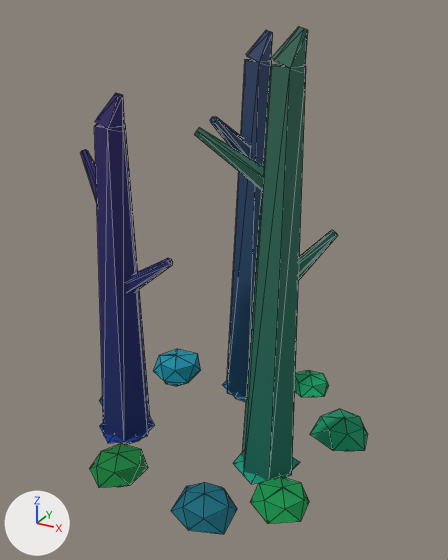
Before and after pictures for a commit that changed the glTF model assets/models/vegetation/charred_00.glb.
Before and after are seen from a 50 mm lens placed at (0.851, -1.549, 1.364), pointed at (0.012, -0.024, 0.601). Lighting does not change. The marker at lower left points along +X, +Y and +Z. The older version comes first. Mesh edges are drawn as thin lines. Vertices at exactly the same position are counted once.

Objects in the first picture: 'charred_00'.
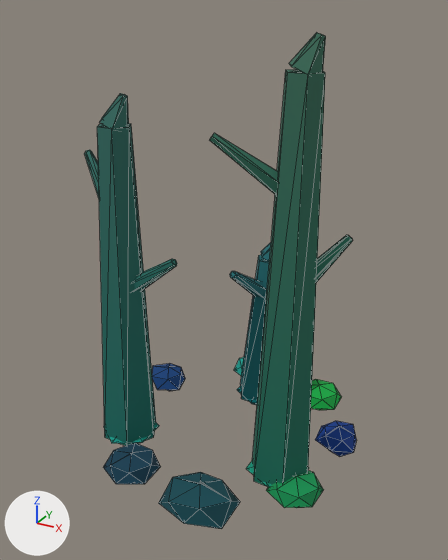
The change, as a diff of the scene's bpy script:
```diff
--- a/assets/models/vegetation/charred_00.glb.py
+++ b/assets/models/vegetation/charred_00.glb.py
@@ me_charred_00 @@
 # used by ob_charred_00; location = (0.0, 0.0, 0.0)
-me_charred_00.from_pydata(...)  # 401 vertices, 710 faces; spans x -0.466..0.466, y -0.465..0.465, z 0.0..1.325
+me_charred_00.from_pydata(...)  # 401 vertices, 710 faces; spans x -0.438..0.438, y -0.448..0.448, z 0.0..1.313
+# me_charred_00 part 1: the loose piece of 12 vertices spanning x -0.293..-0.209, y -0.229..-0.152, z 1.056..1.156 is moved by (0.012, 0.004, -0.001)
+# me_charred_00 part 2: the loose piece of 12 vertices spanning x -0.289..-0.064, y -0.218..-0.163, z 0.538..0.715 is moved by (0.012, 0.004, -0.001)
+# me_charred_00 part 3: the loose piece of 12 vertices spanning x -0.45..-0.251, y -0.215..-0.078, z 0.793..0.967 is moved by (0.012, 0.004, -0.001)
+# me_charred_00 part 4: the loose piece of 12 vertices spanning x 0.138..0.308, y -0.207..-0.06, z 0.056..1.241 is scaled about its middle by (1.1, 1.1, 0.991), then moved by (0.043, -0.001, -0.006)
+# me_charred_00 part 5: the loose piece of 12 vertices spanning x 0.201..0.285, y -0.172..-0.094, z 1.225..1.325 is moved by (0.044, -0.001, -0.012)
+# me_charred_00 part 6: the loose piece of 12 vertices spanning x 0.197..0.34, y -0.153..0.043, z 0.624..0.798 is moved by (0.044, -0.001, -0.006)
+# me_charred_00 part 7: the loose piece of 12 vertices spanning x 0.036..0.243, y -0.231..-0.107, z 0.92..1.094 is moved by (0.044, -0.001, -0.009)
+# me_charred_00 part 8: the loose piece of 12 vertices spanning x -0.052..0.032, y 0.189..0.267, z 1.203..1.303 is moved by (0.066, 0.001, -0.625)
+# me_charred_00 part 9: the loose piece of 12 vertices spanning x -0.064..0.002, y 0.023..0.244, z 0.904..1.078 is moved by (0.066, 0.001, -0.469)
+# me_charred_00 part 10: 281 of 401 vertices moved; they spanned x -0.466..0.466, y -0.465..0.465, z 0.0..1.22 and now span x -0.402..0.438, y -0.448..0.448, z 0.0..1.071; mean shift (0.024, -0.009, -0.015); largest move (0.035, 0.228, 1.218) -> (0.105, 0.229, 0.592)
+# other edits to the shape of me_charred_00 do not show in these pictures
 me_charred_00.materials.append(mat_r13_lush_charcoal)
```

Boxes [x1, y1, x2, y2] around the edits, measured in the pictures (448 x 560 px; the box of a moved part takes in the faces that stretch with it):
'charred_00', reshaped
    before: [81, 26, 368, 534]
    after: [84, 32, 357, 529]
part 1 of me_charred_00, moved or reshaped
    before: [95, 93, 125, 128]
    after: [100, 93, 129, 128]
part 2 of me_charred_00, moved or reshaped
    before: [128, 258, 173, 291]
    after: [134, 259, 177, 291]
part 3 of me_charred_00, moved or reshaped
    before: [81, 149, 97, 204]
    after: [84, 150, 99, 198]
part 4 of me_charred_00, moved or reshaped
    before: [242, 64, 306, 481]
    after: [252, 69, 325, 487]
part 5 of me_charred_00, moved or reshaped
    before: [272, 26, 308, 67]
    after: [289, 32, 326, 73]
part 6 of me_charred_00, moved or reshaped
    before: [299, 230, 338, 280]
    after: [316, 235, 353, 283]
part 7 of me_charred_00, moved or reshaped
    before: [194, 128, 264, 190]
    after: [210, 133, 278, 195]
part 8 of me_charred_00, moved or reshaped (mostly hidden afterwards)
    before: [246, 30, 273, 61]
    after: [261, 242, 271, 261]
part 9 of me_charred_00, moved or reshaped
    before: [210, 116, 250, 157]
    after: [230, 271, 265, 297]
part 10 of me_charred_00, moved or reshaped
    before: [90, 59, 368, 534]
    after: [97, 123, 357, 529]
